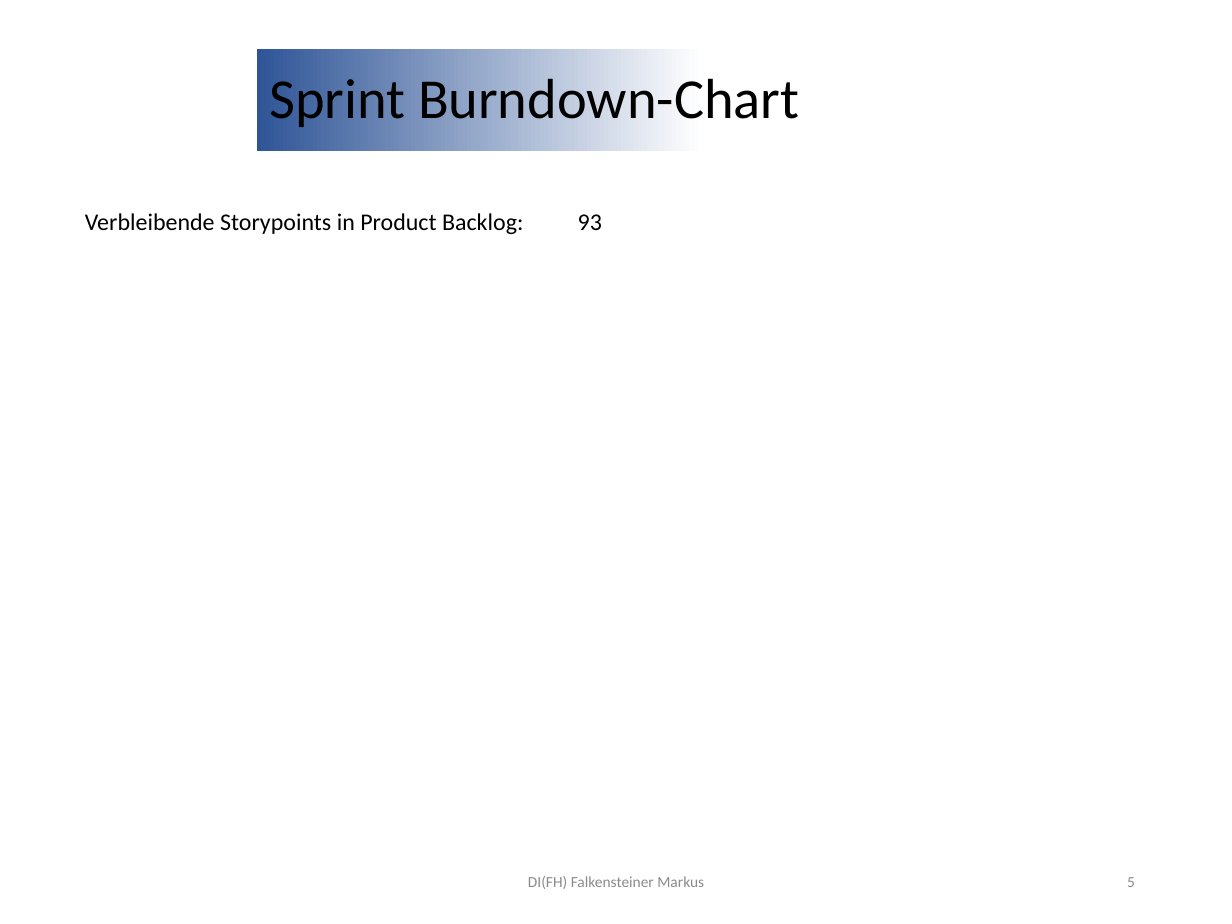
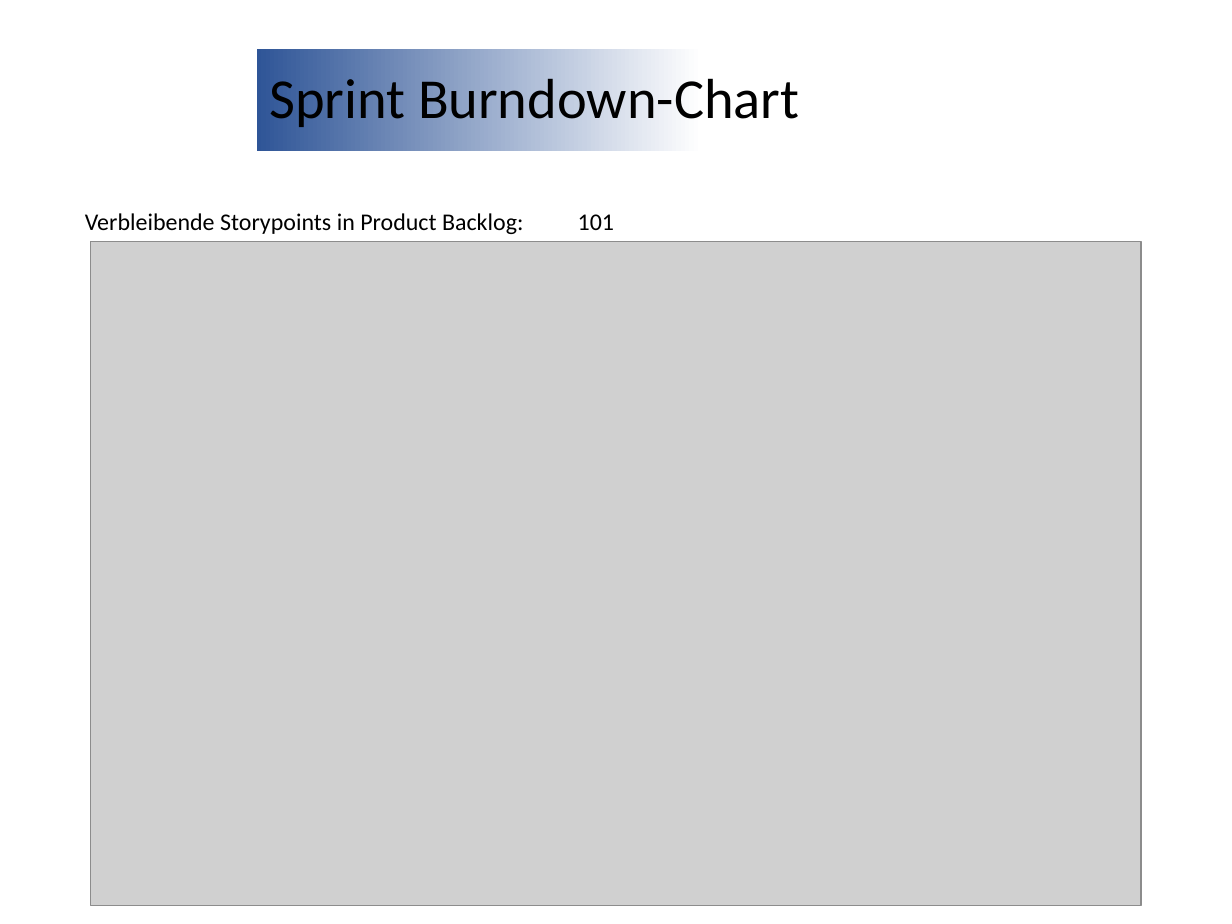
Before and after one commit to DavareDavare/T1_TableCast, a slide deck: slide 5 of Scrum_Unterlagen/Reviews/Sprint02_Review.pptx. Drawn at 1232x924 pixels with LibreOffice and Linux fonts; fonts in the diff are those of the drawing; grey boxes stand for pictures; background and template pictures are left out. Boxes give left, top, right and bottom in pixels: in the first picture for what was removed or moved away, otherwise in the second. Text is boxed around its words. In the diff, an @@ line names an element or a change of style, - is before the commit and + after.

Commit message:
Sprint2 Update

```diff
--- a/Scrum_Unterlagen/Reviews/Sprint02_Review.pptx
+++ b/Scrum_Unterlagen/Reviews/Sprint02_Review.pptx
@@ text at box(85, 213, 614, 234): text changed @@
-Verbleibende Storypoints in Product Backlog: 93
+Verbleibende Storypoints in Product Backlog: 101
@@ picture added at box(91, 241, 1141, 906) @@
```
Also in this commit, not shown: 2 other slides changed, 4 slides added, 1 other file.
